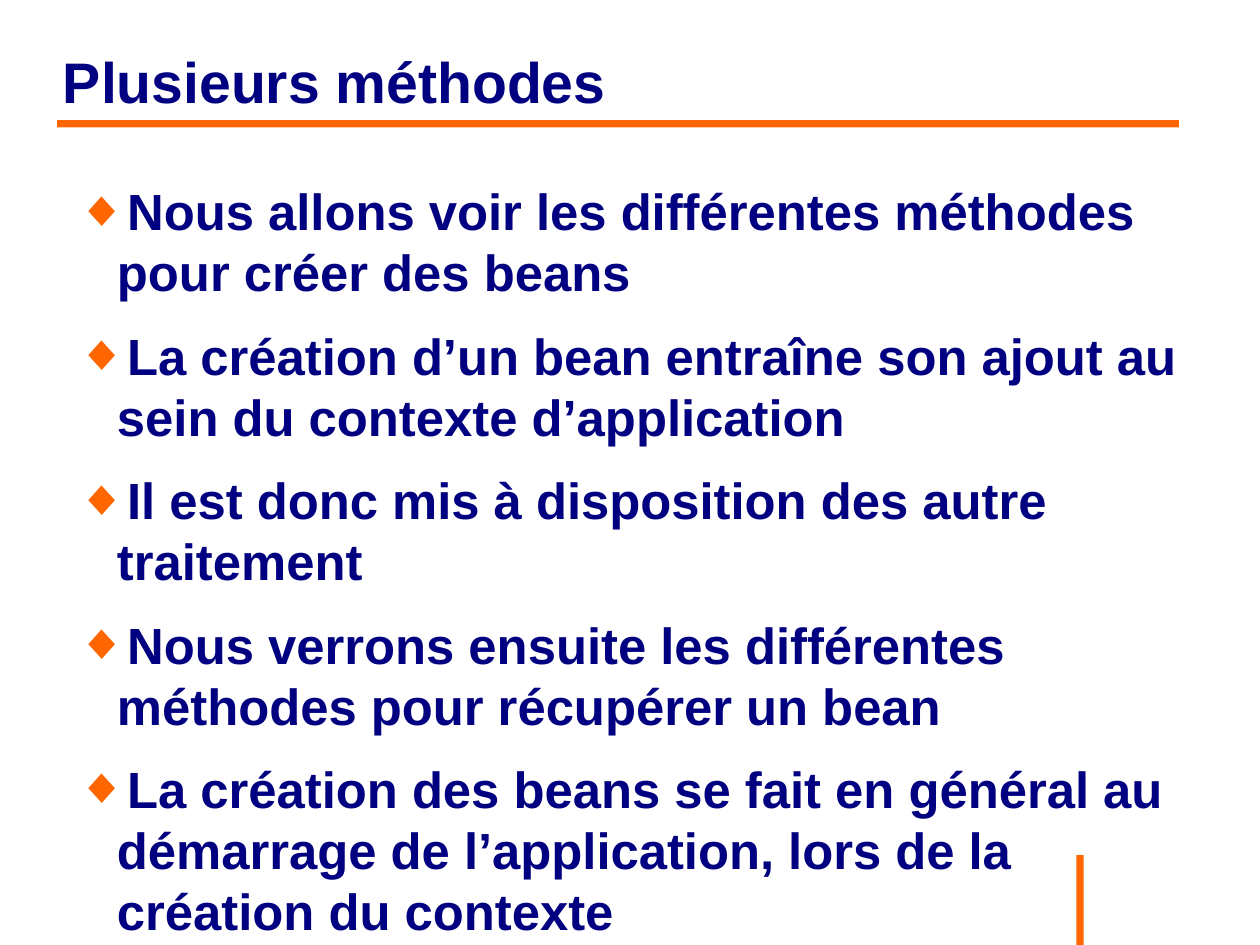
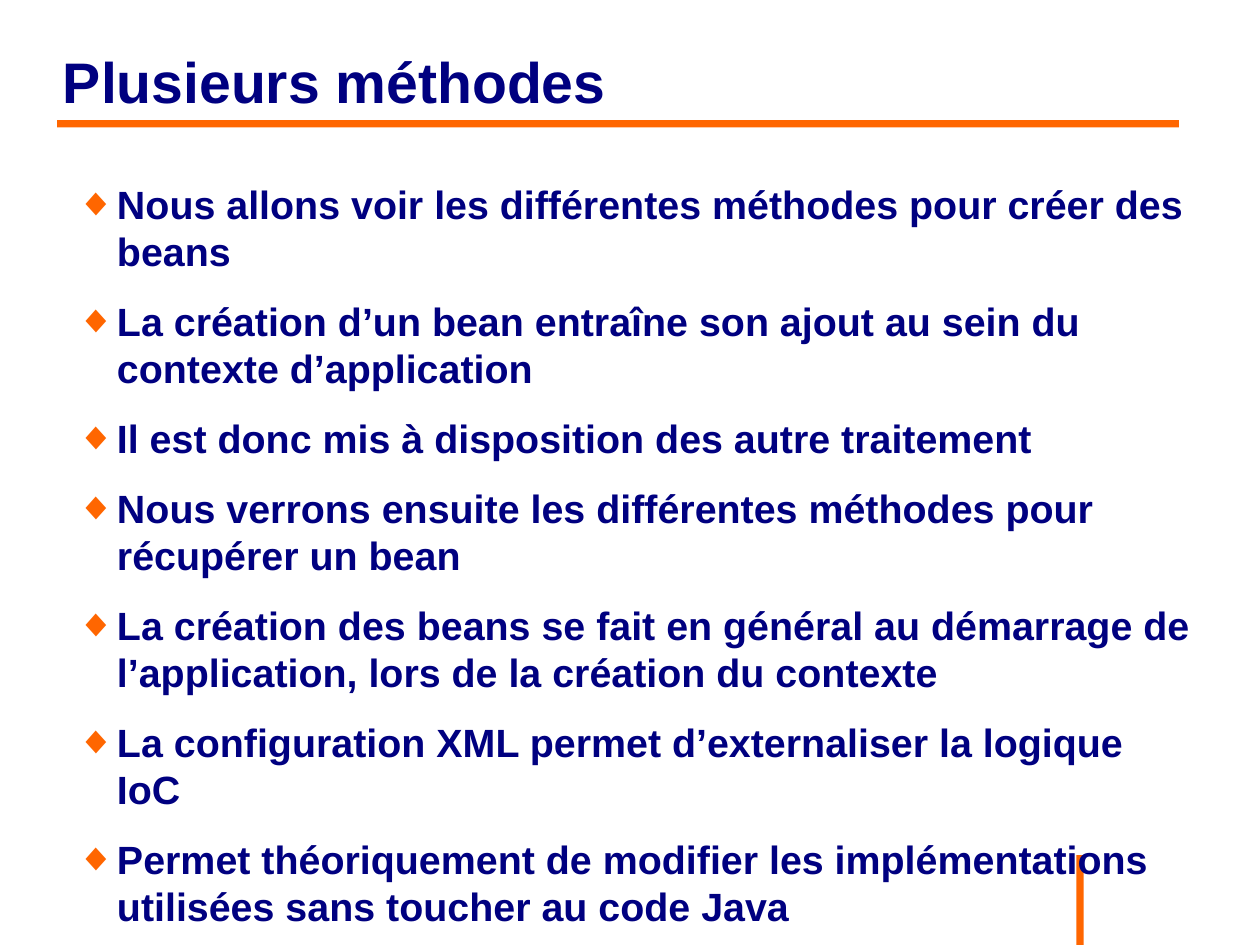
Before and after one commit to philphils/formation-spring, a slide deck: slide 45 of Documentation/diapo_formation_spring.odp. Drawn at 1260x945 pixels with LibreOffice and Linux fonts; fonts in the diff are those of the drawing; background and template pictures are left out. Boxes give left, top, right and bottom in pixels: in the first picture for what was removed or moved away, otherwise in the second. Text is boxed around its words. In the diff, an @@ line names an element or a change of style, - is before the commit and + after.

```diff
--- a/Documentation/diapo_formation_spring.odp
+++ b/Documentation/diapo_formation_spring.odp
@@ text at (117,190,1189,695): size 32 to 24.8 pt in "Nous allons voir les différentes méthodes pour ...", "La création d’un bean entraîne son ajout ...", "Il est donc mis à disposition des ...", "Nous verrons ensuite les différentes méthodes pour ..." and 1 more places @@
@@ text at (117,728,1148,922): paragraphs added @@
+◆ La configuration XML permet d’externaliser la logique IoC
+◆ Permet théoriquement de modifier les implémentations utilisées sans toucher au code Java
```
Also in this commit, not shown: 19 other slides changed, 9 slides added, 1 slide removed.
